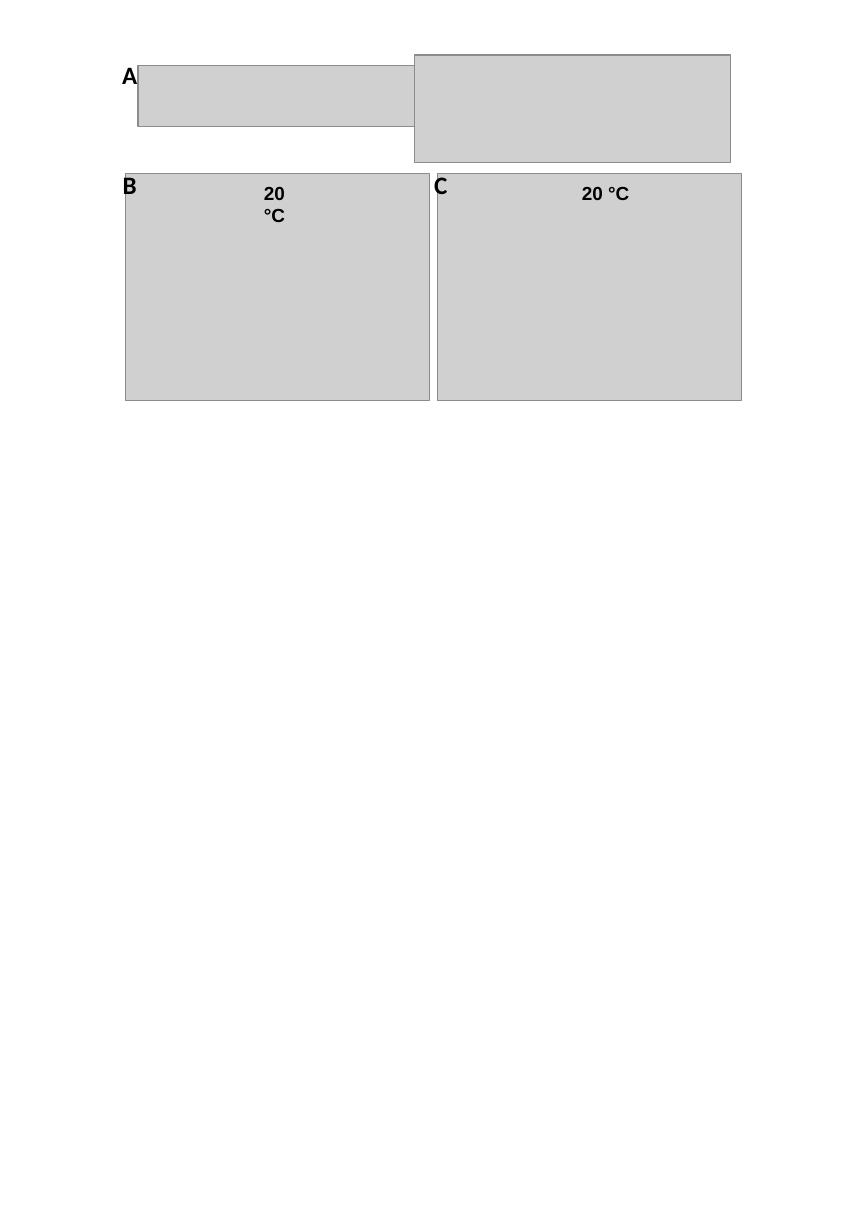
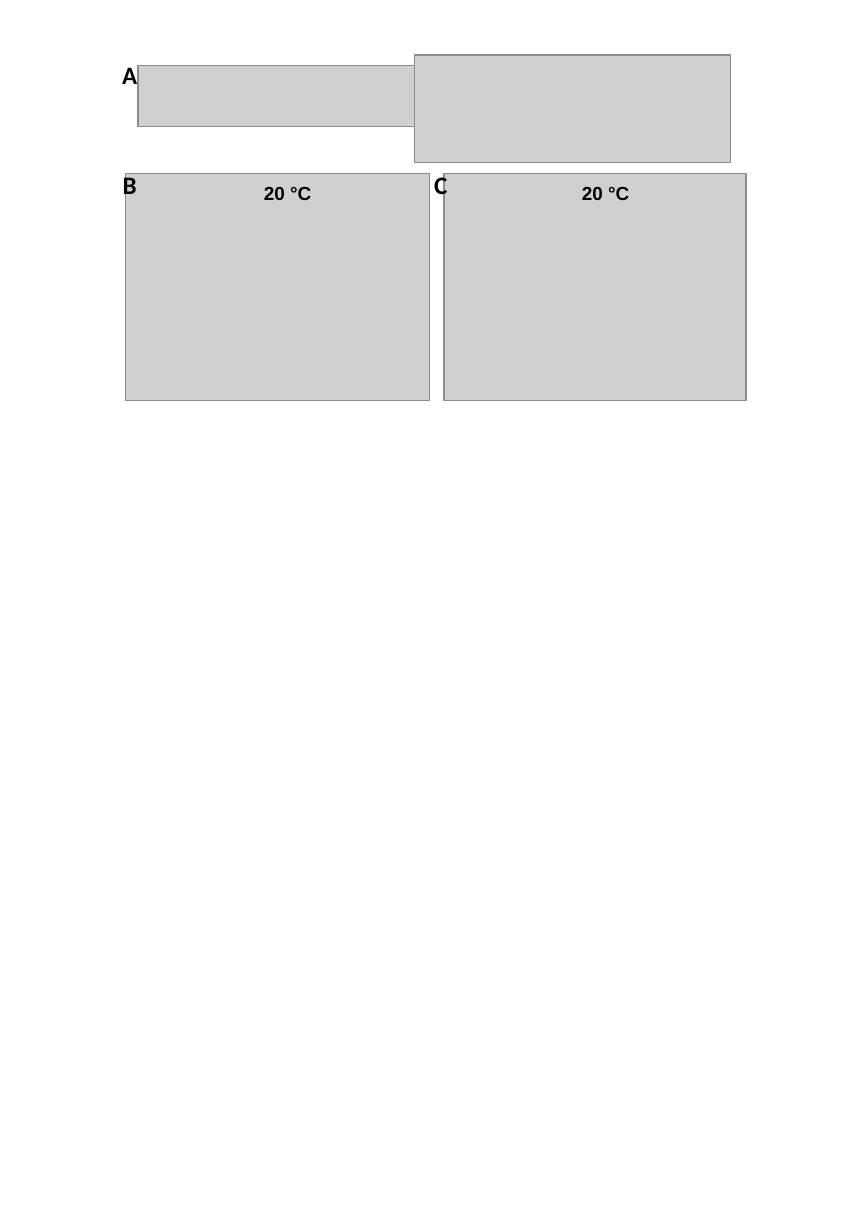
Before and after one commit to ppalandre/Master-thesis, a slide deck: slide 2 of WRITING/Figures/Figure02_Constructs and growth curves/Figure02_Constructrs and growth curves.pptx. Drawn at 853x1232 pixels with LibreOffice and Linux fonts; fonts in the diff are those of the drawing; grey boxes stand for pictures. Boxes give left, top, right and bottom in pixels: in the first picture for what was removed or moved away, otherwise in the second. Text is boxed around its words. In the diff, an @@ line names an element or a change of style, - is before the commit and + after.

```diff
--- a/WRITING/Figures/Figure02_Constructs and growth curves/Figure02_Constructrs and growth curves.pptx
+++ b/WRITING/Figures/Figure02_Constructs and growth curves/Figure02_Constructrs and growth curves.pptx
@@ text "20 °C" rewrapped from (x1=264, y1=187, x2=285, y2=222) to (x1=264, y1=187, x2=311, y2=200) @@
@@ picture moved from (x1=437, y1=174, x2=742, y2=400) to (x1=444, y1=174, x2=746, y2=400) @@
```
Also in this commit, not shown: 2 other slides changed.
